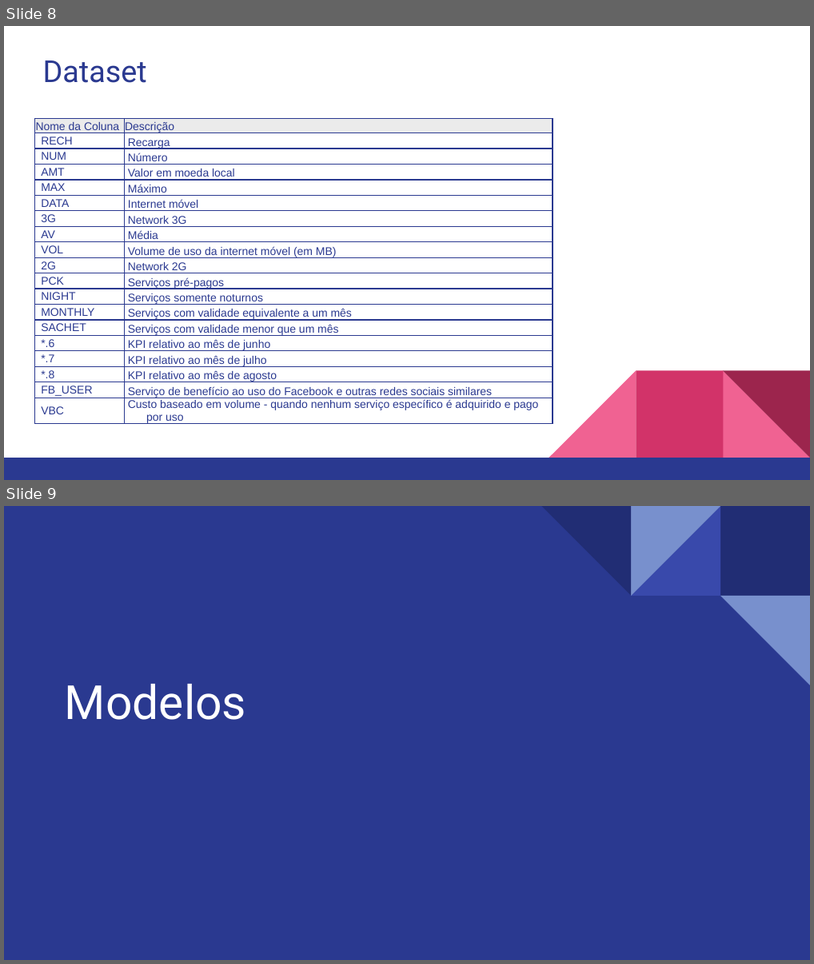
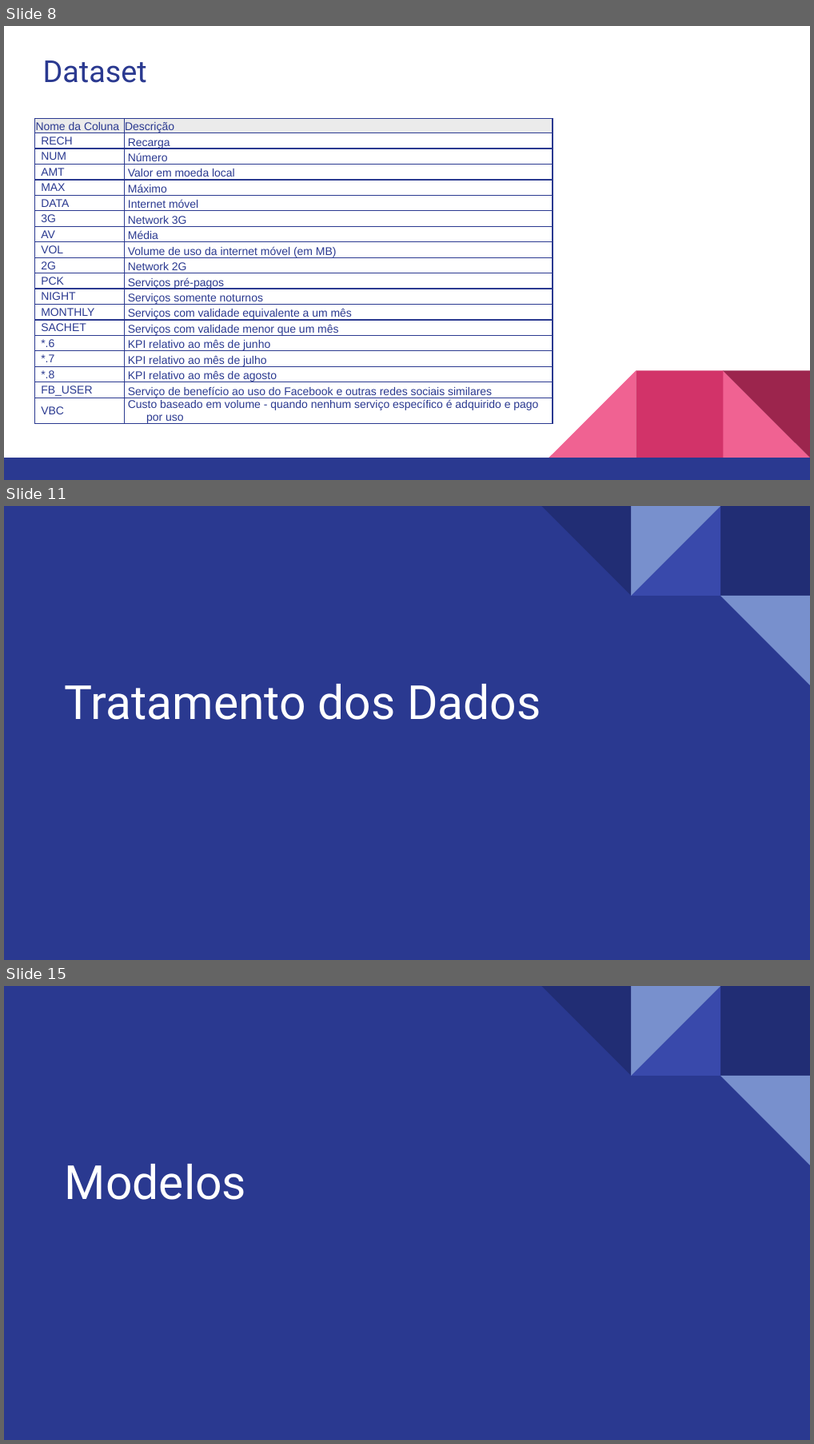
Before and after one commit to lidiambsouza/taxa_rotatividade_telecom, a slide deck: Taxa Rotatividade Telecomunicação.pptx. Shown one above the other, each under a label of ours: slides 8 and 9 before the commit, slides 8, 11 and 15 after it; the slides between them are not shown. The pictures are 814x964 and 814x1444 pixels, drawn with LibreOffice and Linux fonts; fonts in the diff are those of the drawing. Boxes give left, top, right and bottom in pixels: in the first picture for what was removed or moved away, otherwise in the second. Text is boxed around its words. In the diff, an @@ line names an element or a change of style, - is before the commit and + after.

```diff
--- a/Taxa Rotatividade Telecomunicação.pptx
+++ b/Taxa Rotatividade Telecomunicação.pptx
@@ slide 11 added at (4,506,810,960), background #2A3990; not listed: 5 template elements that a slide beside it also shows @@
@@ title added at (65,684,541,720), 42 pt, text #FFFFFF @@
+Tratamento dos Dados
@@ what was slide 9 is now slide 15 @@
```
Also in this commit, not shown: 5 slides changed, 4 other slides added.
